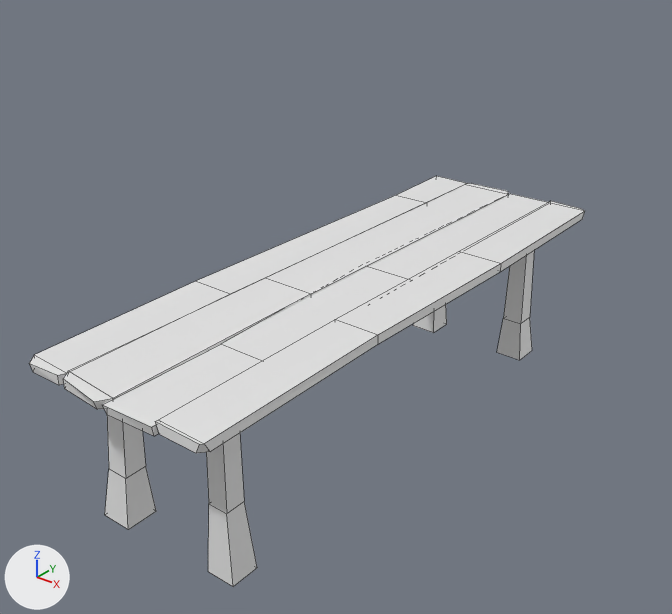
The Blender file BlenderFiles/Props/Tables.blend: old version first, new version second.
One viewpoint serves both versions: a 50 mm lens placed at (15.4, -24.4, 11.9), pointed at (-1.7, -3.0, -1.3). The axes (+X, +Y, +Z) are drawn at lower left. The lights are the same throughout. Mesh edges are drawn as thin lines.
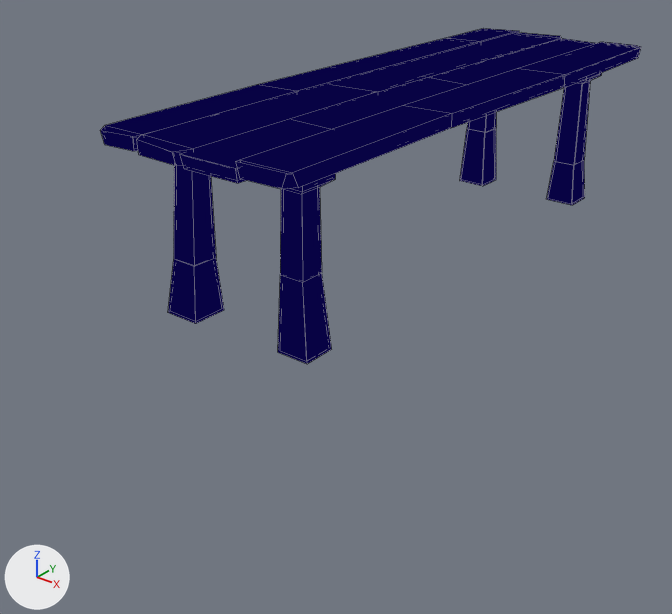
Location of each change, [x1, y1, x2, y2] in pixels of the pictures (672 x 614 px):
'Cube.001', recoloured, moved, turned, modifiers changed
    before: [155, 201, 585, 453]
    after: [236, 42, 641, 189]
'Cube.004', recoloured, moved, modifiers changed
    before: [105, 251, 534, 587]
    after: [168, 73, 602, 364]
'Cube.002', recoloured, moved, turned, modifiers changed
    before: [63, 183, 508, 409]
    after: [137, 33, 562, 166]
'Cube', recoloured, moved, turned, modifiers changed
    before: [102, 194, 548, 436]
    after: [180, 38, 596, 183]
'Cube.003', recoloured, moved, turned, modifiers changed
    before: [29, 176, 468, 385]
    after: [100, 28, 519, 151]

The change, as a list of edits to the scene's bpy script:
```text
Add mat_table_wood:
    mat_table_wood = bpy.data.materials.new('Table_Wood')
    # nodes: OutputMaterial, ValToRGB
    # colours: brown #78452d, brown #98490f, orange #b36c3a
Add mat_outline:
    mat_outline = emission_material('Outline')
    mat_outline.base_color = (0.00241, 0.000771, 0.0582)  # dark blue #080344
Change me_cube_001:
    where me_cube_001.from_pydata(...)  # 16 vertices, 14 faces; spans x -1.1..0.9, y -13.0..6.8, z -0.2..0.1
    add me_cube_001.materials.append(mat_table_wood)
    add me_cube_001.materials.append(mat_outline)  # dark blue #080344
Change me_cube_002:
    where me_cube_002.from_pydata(...)  # 24 vertices, 22 faces; spans x -0.9..0.8, y -12.8..6.9, z -0.2..0.1
    add me_cube_002.materials.append(mat_table_wood)
    add me_cube_002.materials.append(mat_outline)  # dark blue #080344
Change me_cube_003:
    where me_cube_003.from_pydata(...)  # 21 vertices, 18 faces; spans x -1.0..1.0, y -13.1..6.8, z -0.1..0.1
    add me_cube_003.materials.append(mat_table_wood)
    add me_cube_003.materials.append(mat_outline)  # dark blue #080344
Change me_cube_004:
    where me_cube_004.from_pydata(...)  # 20 vertices, 18 faces; spans x -0.8..0.8, y -12.9..6.6, z -0.1..0.2
    add me_cube_004.materials.append(mat_table_wood)
    add me_cube_004.materials.append(mat_outline)  # dark blue #080344
Change me_cube_005:
    where me_cube_005.from_pydata(...)  # 80 vertices, 72 faces; spans x -4.4..0.6, y -16.2..0.6, z -2.6..2.7
    add me_cube_005.materials.append(mat_table_wood)
    add me_cube_005.materials.append(mat_outline)  # dark blue #080344
Change ob_cube:
    ob_cube.location: (0.0, 0.0, -0.05) -> (0.0, 3.11, 5.34)
    ob_cube.rotation_euler: (0.0, 0.0, 0.0) -> (0.0, 0.0204, 0.0)  # degrees (0, 0, 0) -> degrees (0, 1.2, 0)
    add _m = ob_cube.modifiers.new('Solidify', 'SOLIDIFY')
    add _m.thickness = -0.08
    add _m.material_offset = 1
    add _m.use_flip_normals = True
Change ob_cube_001:
    ob_cube_001.location: (1.6, 0.0, 0.0) -> (1.6, 3.11, 5.42)
    ob_cube_001.rotation_euler: (-0.00389, 0.0, 0.0) -> (-0.00389, -0.0163, 0.0)  # degrees (-0.2, 0, 0) -> degrees (-0.2, -0.9, 0)
    add _m = ob_cube_001.modifiers.new('Solidify', 'SOLIDIFY')
    add _m.thickness = -0.08
    add _m.material_offset = 1
    add _m.use_flip_normals = True
Change ob_cube_002:
    ob_cube_002.location: (-1.74, 0.0, 0.0) -> (-1.74, 3.11, 5.39)
    ob_cube_002.rotation_euler: (0.0, 0.0, 0.0) -> (0.0, -0.0192, 0.0)  # degrees (0, 0, 0) -> degrees (0, -1.1, 0)
    add _m = ob_cube_002.modifiers.new('Solidify', 'SOLIDIFY')
    add _m.thickness = -0.08
    add _m.material_offset = 1
    add _m.use_flip_normals = True
Change ob_cube_003:
    ob_cube_003.location: (-3.44, 0.0, 0.0) -> (-3.44, 3.11, 5.42)
    ob_cube_003.rotation_euler: (0.00301, 0.0, 0.0) -> (0.00301, -0.021, 0.0)  # degrees (0.2, 0, 0) -> degrees (0.2, -1.2, 0)
    add _m = ob_cube_003.modifiers.new('Solidify', 'SOLIDIFY')
    add _m.thickness = -0.08
    add _m.material_offset = 1
    add _m.use_flip_normals = True
Change ob_cube_004:
    ob_cube_004.location: (0.97, 4.65, -2.82) -> (0.97, 7.76, 2.59)
    add _m = ob_cube_004.modifiers.new('Solidify', 'SOLIDIFY')
    add _m.thickness = -0.08
    add _m.material_offset = 1
    add _m.use_flip_normals = True
```
